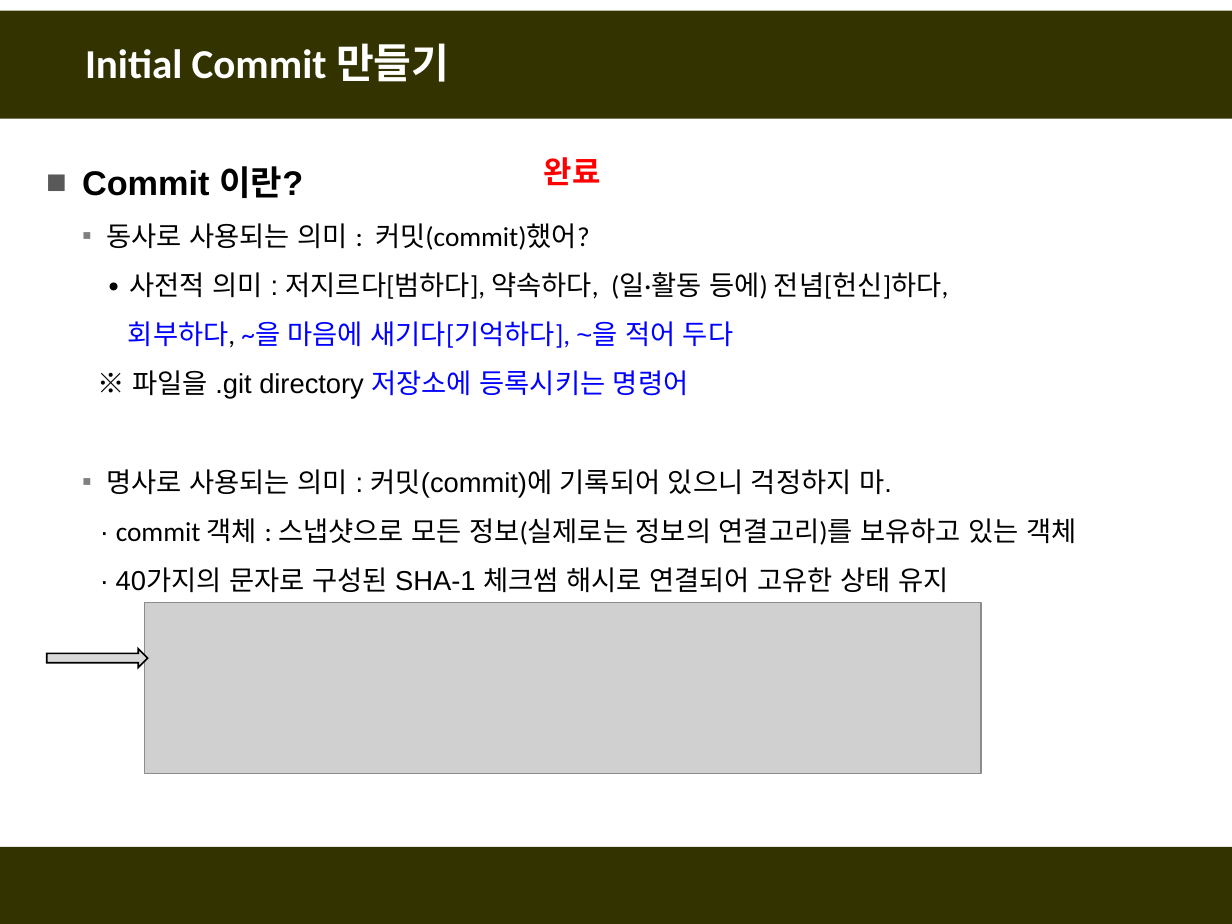
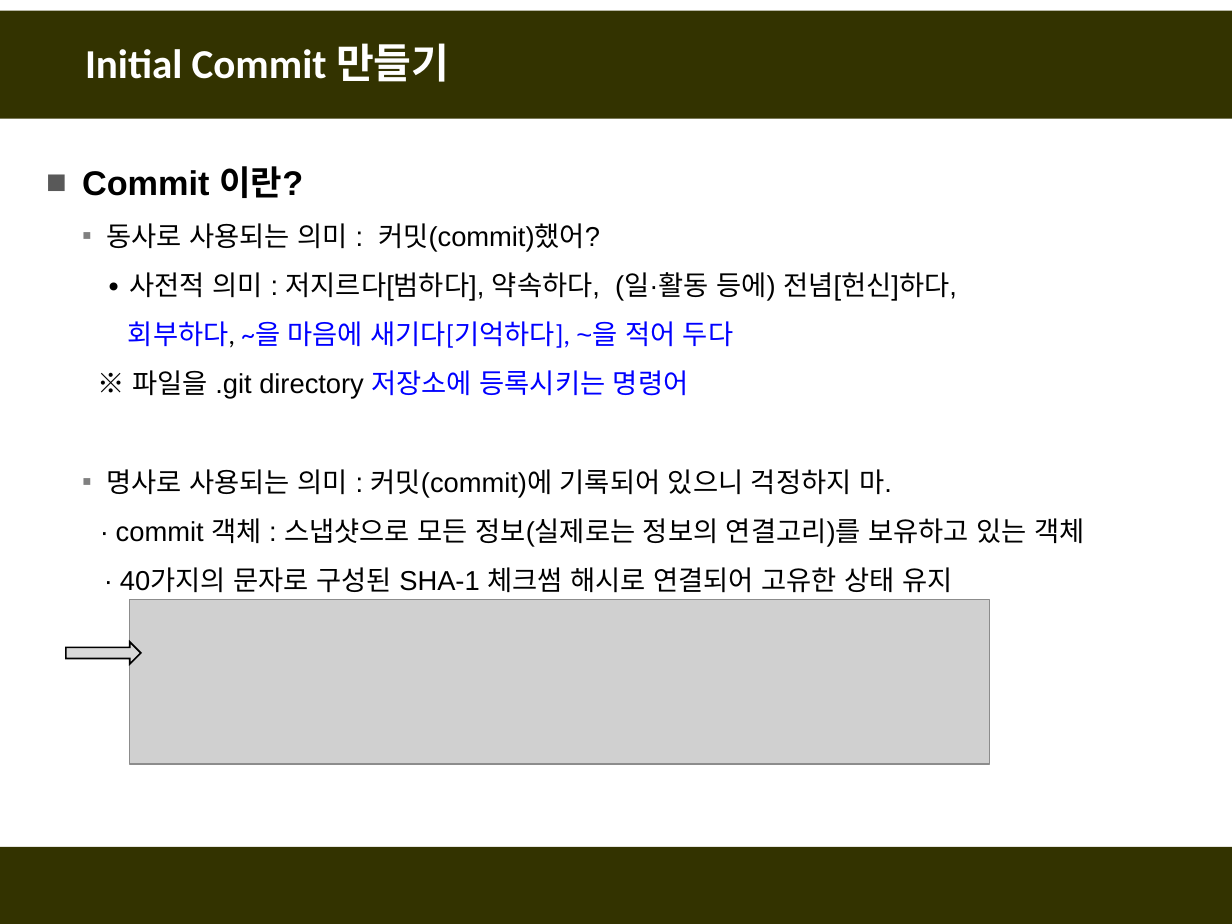
Before and after one commit to fasthill/github-lecture, a slide deck: slide 19 of git및github첫걸음.pptx (slide 20 before the commit). Drawn at 1232x924 pixels with LibreOffice and Linux fonts; fonts in the diff are those of the drawing; grey boxes stand for pictures. Boxes give left, top, right and bottom in pixels: in the first picture for what was removed or moved away, otherwise in the second. Text is boxed around its words. In the diff, an @@ line names an element or a change of style, - is before the commit and + after.

```diff
--- a/git및github첫걸음.pptx
+++ b/git및github첫걸음.pptx
@@ text removed at <box>544,157,601,186</box> @@
-완료
@@ text at <box>106,223,1084,547</box>: font Calibri to Arial in "의미 : 커밋(commit)했어?", "저지르다[범하다], 약속하다, (일·활동 등에) 전념[헌신]하다,", "commit 객체 : 스냅샷으로 모든 정보(실제로는 정보의 ..." @@
@@ picture: place and size @@
-picture at <box>144,602,981,774</box>
+picture at <box>129,600,989,764</box>
@@ left arrow: place and size @@
-left arrow at <box>47,649,148,668</box>
+left arrow at <box>65,642,140,664</box>
```
Also in this commit, not shown: 25 other slides changed, 19 slides added, 1 slide removed.
